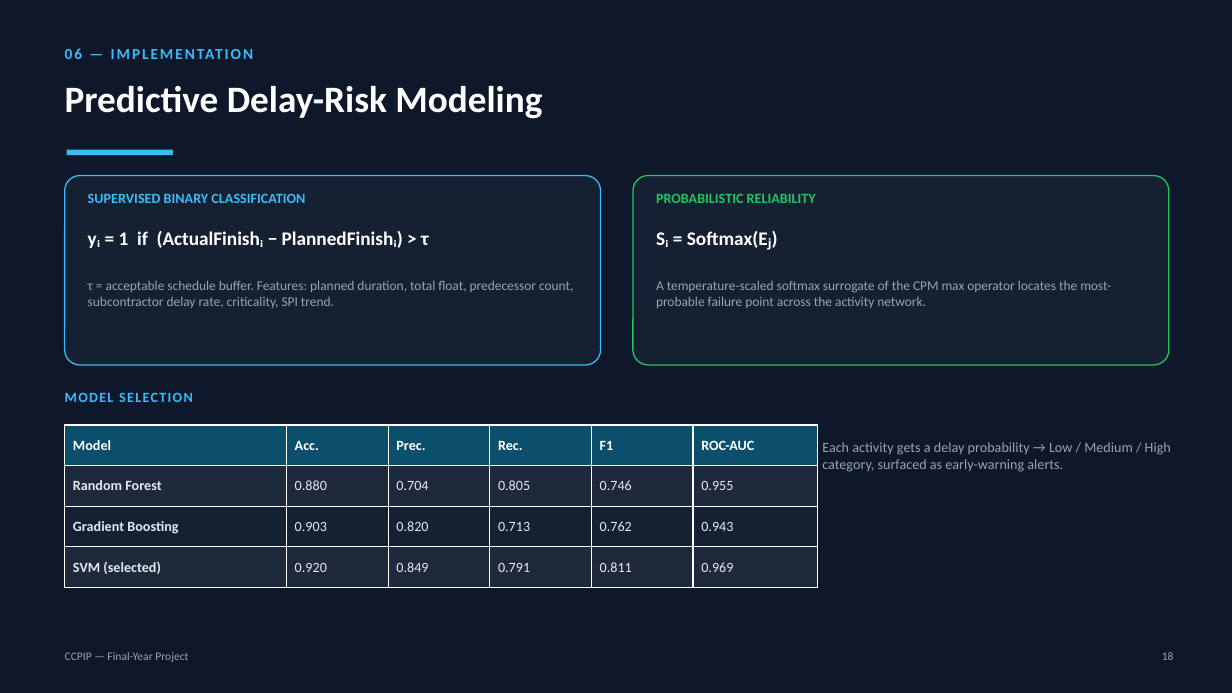
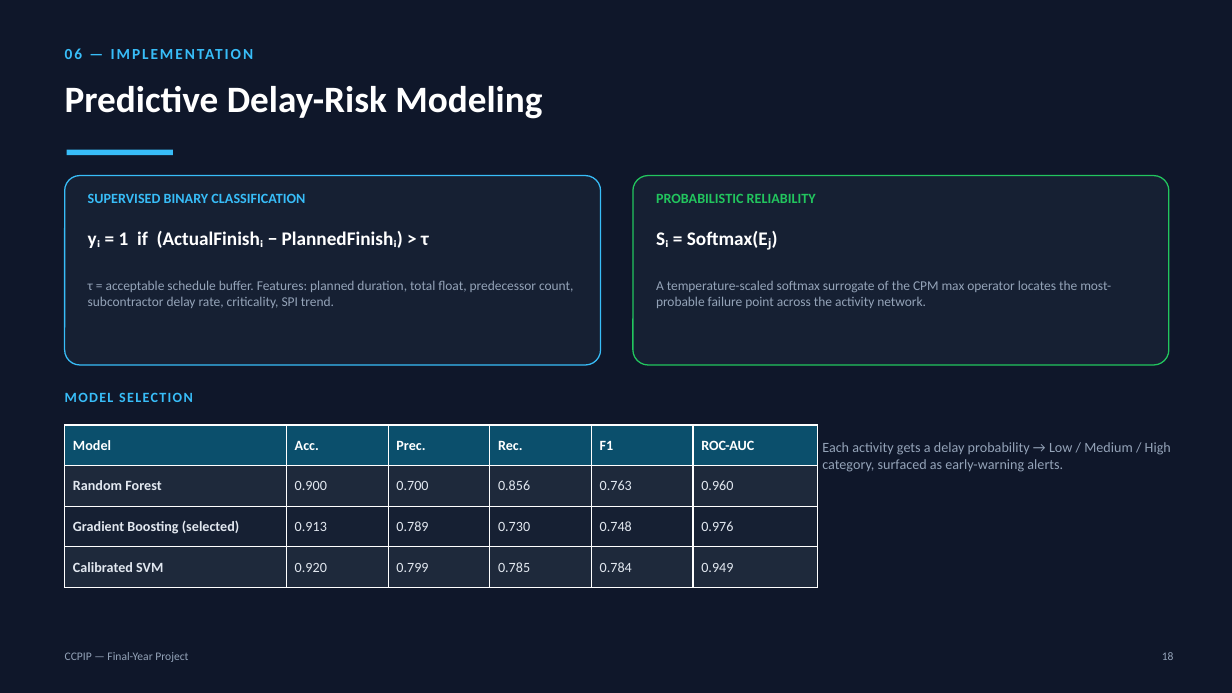
Before and after one commit to castial004/Cloud-Native-Construction-Project-Intelligence-Platform, a slide deck: slide 18 of project-final.pptx. Drawn at 1232x693 pixels with LibreOffice and Linux fonts; fonts in the diff are those of the drawing. Boxes give left, top, right and bottom in pixels: in the first picture for what was removed or moved away, otherwise in the second. Text is boxed around its words. In the diff, an @@ line names an element or a change of style, - is before the commit and + after.

```diff
--- a/project-final.pptx
+++ b/project-final.pptx
@@ table at box(65, 425, 818, 588) @@
-row 2: Random Forest | 0.880 | 0.704 | 0.805 | 0.746 | 0.955
+row 2: Random Forest | 0.900 | 0.700 | 0.856 | 0.763 | 0.960
-row 3: Gradient Boosting | 0.903 | 0.820 | 0.713 | 0.762 | 0.943
+row 3: Gradient Boosting (selected) | 0.913 | 0.789 | 0.730 | 0.748 | 0.976
-row 4: SVM (selected) | 0.920 | 0.849 | 0.791 | 0.811 | 0.969
+row 4: Calibrated SVM | 0.920 | 0.799 | 0.785 | 0.784 | 0.949
```
Also in this commit, not shown: 8 other slides changed, 1 other file.
